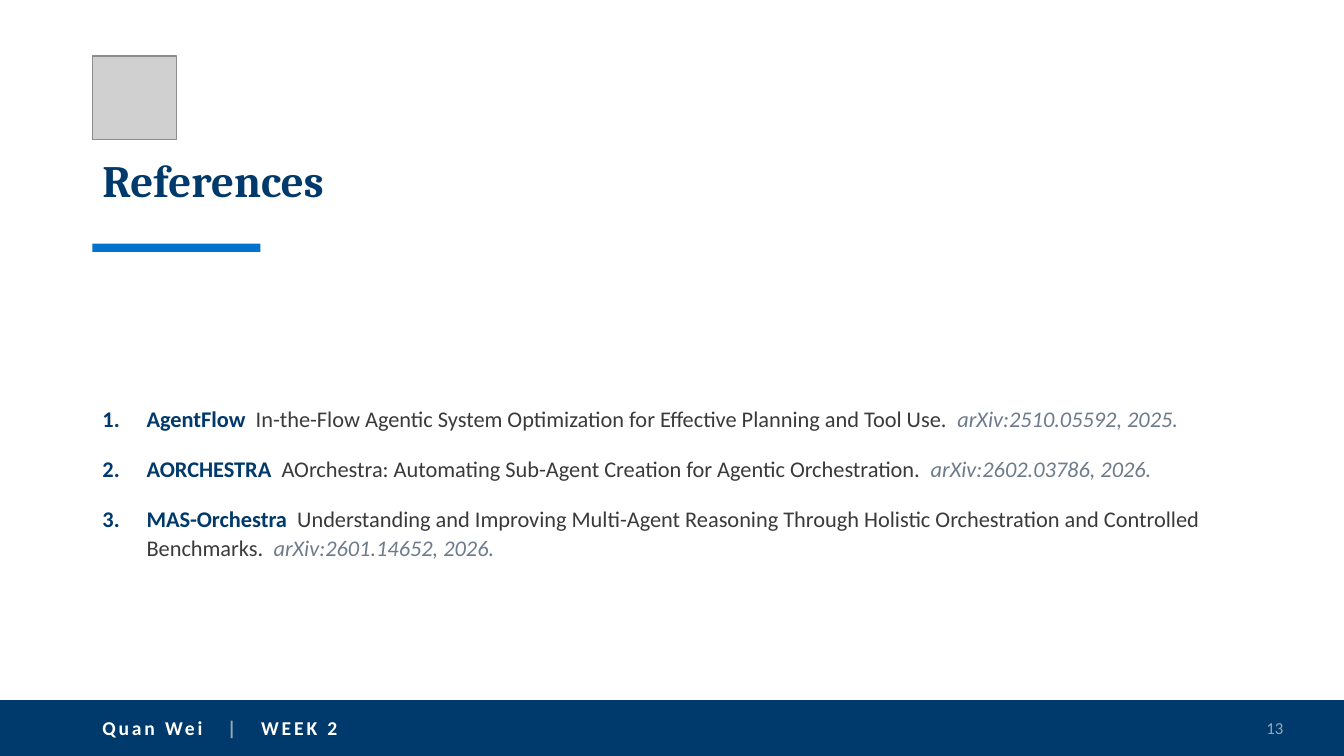
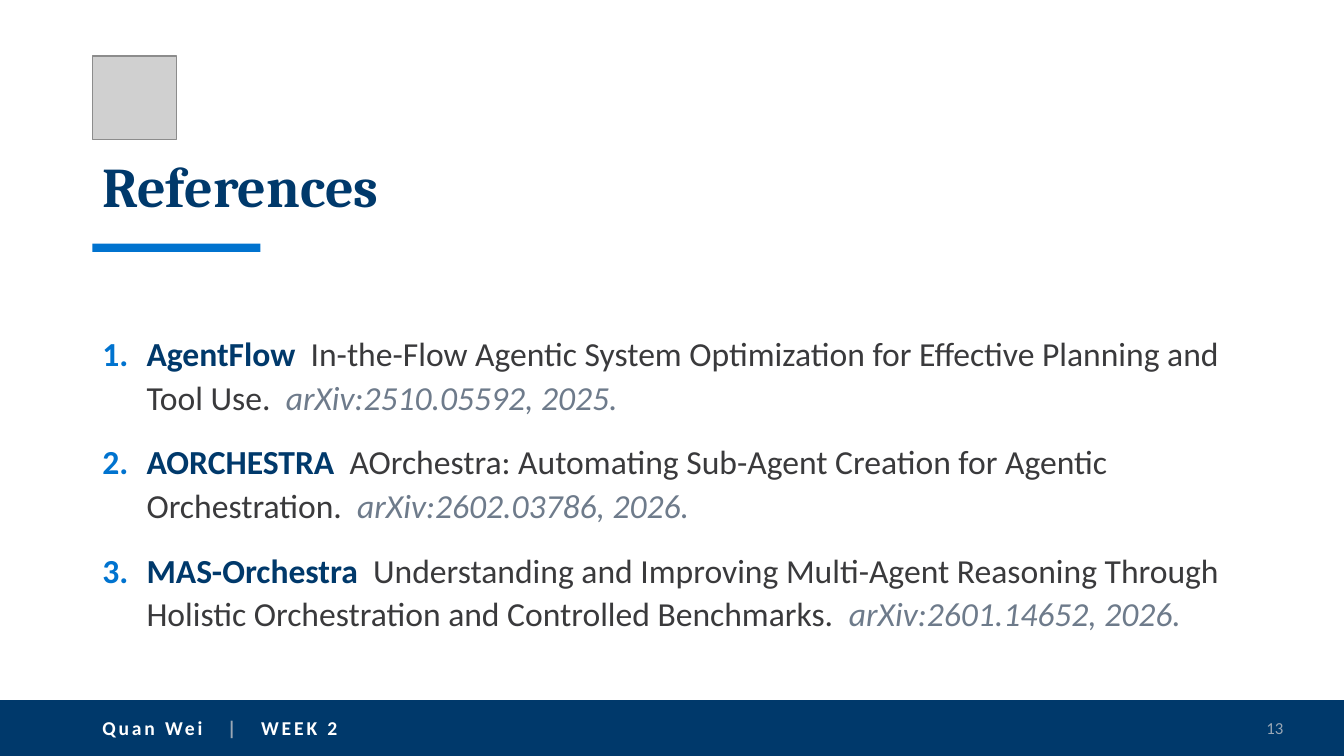
Before and after one commit to quanwei0/summer_intern, a slide deck: slide 13 of project_update.pptx. Drawn at 1344x756 pixels with LibreOffice and Linux fonts; fonts in the diff are those of the drawing; grey boxes stand for pictures. Boxes give left, top, right and bottom in pixels: in the first picture for what was removed or moved away, otherwise in the second. Text is boxed around its words. In the diff, an @@ line names an element or a change of style, - is before the commit and + after.

```diff
--- a/project_update.pptx
+++ b/project_update.pptx
@@ title "References" at [102, 167, 378, 208]: size 32 to 40 pt @@
@@ text "AgentFlow In-the-Flow Agentic System Optimization ..." at [147, 342, 1219, 630]: size 16 to 24 pt @@
```
Also in this commit, not shown: 11 other slides changed, 5 slides added.
